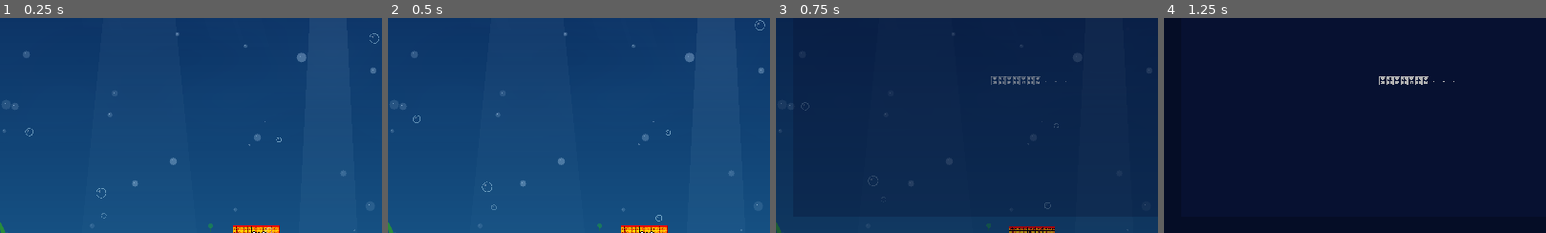
Above: before the commit, frames 1-4 (left to right).
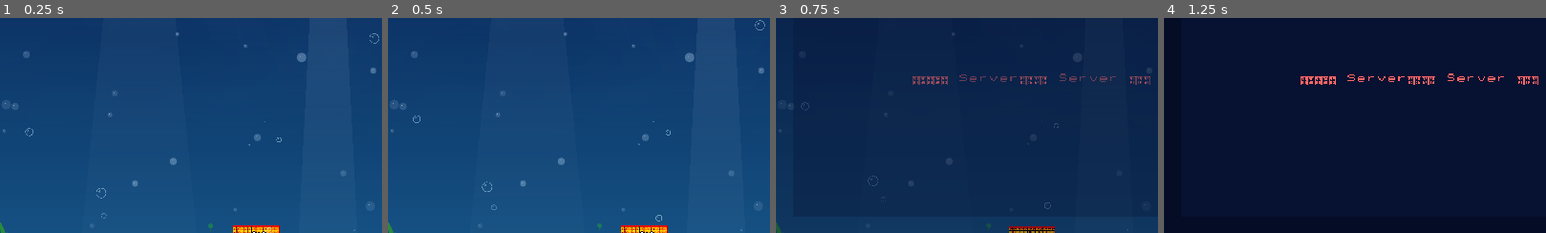
Above: after the commit, the same moments.

Repository: yajinyee/muti-agent-game-develop
Game: Godot game, scene res://scenes/Main.tscn
Same seed, same stepped clock (60 frames per second), same inputs: the game is played once before the commit and once after it.
Inputs:
- Up to frame 1 (0.25 s): no input
- Up to frame 2 (0.5 s): no input
- Up to frame 3 (0.75 s): click "🏠" at 0.5 s
- Up to frame 4 (1.25 s): no input
The pictures show only the part of the screen within x 16-66%, y 34-84%; the shares and areas given below are measured in that part.

Frames 1-2 are identical in both runs. In frame 3, 0.9% of the frame differs, in the area x 35-98%, y 25-32%; in frame 4, 0.9%.
Error before the commit: Invalid access to property or key 'rooms_fetched' on a base object of type 'Node (NetworkManagerClass)'. (res://scripts/ui/LobbyManager.gd:32)
Error after the commit: Invalid operands 'Array' and 'int' in operator '*'. (res://scripts/game/BubbleLayer.gd:366)

Commit message:
feat: DAY-020 NetworkManager 多房間支援 - rooms_fetched訊號 + fetch_rooms + connect_to_room

Diff:
--- a/client/chiikawa-pixel/scripts/network/NetworkManager.gd
+++ b/client/chiikawa-pixel/scripts/network/NetworkManager.gd
@@ -10,10 +10,13 @@
 signal disconnected()
 signal message_received(type: String, payload: Dictionary)
 signal connection_error(error: String)
+signal rooms_fetched(rooms: Array)  # 房間列表取得（DAY-020）
 
 # 設定
 const SERVER_URL_LOCAL = "ws://localhost:7777/ws"
 const SERVER_URL_REMOTE = "ws://220.137.205.22:7777/ws"
+const HTTP_URL_LOCAL = "http://localhost:7777"
+const HTTP_URL_REMOTE = "http://220.137.205.22:7777"
 
 # 自動判斷：Web 平台讀 hostname，桌面版用 localhost
 var SERVER_URL: String:
@@ -23,18 +26,37 @@
 			if host != "localhost" and host != "127.0.0.1" and host != "":
 				return SERVER_URL_REMOTE
 		return SERVER_URL_LOCAL
+
+var HTTP_BASE: String:
+	get:
+		if OS.has_feature("web"):
+			var host = JavaScriptBridge.eval("window.location.hostname")
+			if host != "localhost" and host != "127.0.0.1" and host != "":
+				return HTTP_URL_REMOTE
+		return HTTP_URL_LOCAL
+
 const RECONNECT_DELAY = 3.0
 const PING_INTERVAL = 30.0
 
 var _socket: WebSocketPeer
 var _player_id: String = ""
+var _room_id: String = "room-001"  # 當前房間 ID（DAY-020）
 var _connected: bool = false
 var _reconnect_timer: float = 0.0
 var _ping_timer: float = 0.0
 
+# HTTP 請求（用於查詢房間列表）
+var _http_request: HTTPRequest = null
+
 func _ready() -> void:
 	_player_id = _generate_player_id()
 	_socket = WebSocketPeer.new()
+	# 建立 HTTPRequest 節點（用於查詢房間列表）
+	_http_request = HTTPRequest.new()
+	add_child(_http_request)
+	_http_request.request_completed.connect(_on_rooms_response)
+	# 預設連線到 room-001（向後相容）
+	# 大廳 UI 可以呼叫 connect_to_room() 切換房間
 	connect_to_server()
 
 func _process(delta: float) -> void:
@@ -82,12 +104,49 @@
 
 ## 連線到 Server
 func connect_to_server() -> void:
-	var url = SERVER_URL + "?player_id=" + _player_id
+	var url = SERVER_URL + "?player_id=" + _player_id + "&room_id=" + _room_id
 	print("[Network] Connecting to: ", url)
 	var err = _socket.connect_to_url(url)
 	if err != OK:
 		push_error("[Network] Connection failed: " + str(err))
 		emit_signal("connection_error", "Connection failed: " + str(err))
+
+## 設定房間並連線（由大廳呼叫，DAY-020）
+func connect_to_room(room_id: String) -> void:
+	_room_id = room_id
+	connect_to_server()
+
+## 查詢房間列表（HTTP GET /rooms，DAY-020）
+func fetch_rooms() -> void:
+	if not is_instance_valid(_http_request):
+		return
+	var url = HTTP_BASE + "/rooms"
+	print("[Network] Fetching rooms from: ", url)
+	var err = _http_request.request(url)
+	if err != OK:
+		push_error("[Network] HTTP request failed: " + str(err))
+
+## 處理房間列表回應
+func _on_rooms_response(_result: int, response_code: int, _headers: PackedStringArray, body: PackedByteArray) -> void:
+	if response_code != 200:
+		push_error("[Network] Rooms fetch failed: HTTP " + str(response_code))
+		emit_signal("rooms_fetched", [])
+		return
+	var text = body.get_string_from_utf8()
+	var json = JSON.new()
+	if json.parse(text) != OK:
+		push_error("[Network] Rooms JSON parse error")
+		emit_signal("rooms_fetched", [])
+		return
+	var data = json.get_data()
+	if data is Array:
+		emit_signal("rooms_fetched", data)
+	else:
+		emit_signal("rooms_fetched", [])
+
+## 取得當前房間 ID
+func get_room_id() -> String:
+	return _room_id
 
 ## 傳送訊息
 func send(type: String, payload: Dictionary) -> void:
